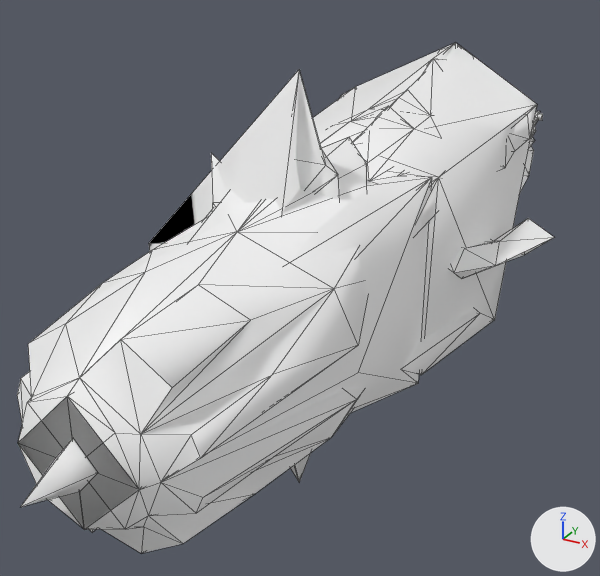
Renders of the glTF model docs/models/weapons/w04/044.glb from each side of a commit.
Rendered twice from a camera (50 mm lens) standing at (0.696, -1.969, 0.434) and looking at (-0.168, -0.398, -0.352). Every picture has the same lights, and +X, +Y and +Z are marked at lower right. The older version comes first. Mesh edges are drawn as thin lines. Vertices at exactly the same position are counted once.

The older version as bpy lines, for what is in view:
```python
me_group_1 = bpy.data.meshes.new('Group[1]')
me_group_1.from_pydata(...)  # 95 vertices, 192 faces; spans x -0.219..0.219, y -1.411..-0.502, z -0.485..0.047
# faces by material slot: [176, 16]
me_group_1.materials.append(mat_xfb_0__m00_hbg044_add)  # white #ffffff
me_group_1.materials.append(mat_xfb__e0__m00_hbg044_env01)  # white #ffffff
me_group_100 = bpy.data.meshes.new('Group[100]')
me_group_100.from_pydata(...)  # 35 vertices, 57 faces; spans x -0.26..0.24, y -1.23..0.88, z -0.49..0.16
me_group_100.materials.append(mat_xfb__e0__m00_hbg044_env01)  # white #ffffff
me_group_2 = bpy.data.meshes.new('Group[2]')
me_group_2.from_pydata(...)  # 78 vertices, 122 faces; spans x -0.436..0.078, y -0.914..-0.477, z -0.645..0.207
# faces by material slot: [6, 116]
me_group_2.materials.append(mat_xfb__e0__m00_hbg044_env01)  # white #ffffff
me_group_2.materials.append(mat_xfb_0__m00_hbg044_emi)  # white #ffffff
# before: 0 (0.0, -0.484, -0.219), 1 (-0.436, -0.609, -0.219) at pixel (148, 243), 2 (0.0, -0.705, 0.207) at pixel (299, 69), 3 (0.05, -0.914, -0.219), 4 (0.0, -0.705, -0.645) at pixel (299, 482)
ob_group_1 = bpy.data.objects.new('Group[1]', me_group_1)
ob_group_1.location = (0.0, 0.0, 0.0)
ob_group_100 = bpy.data.objects.new('Group[100]', me_group_100)
ob_group_100.location = (0.0, 0.0, 0.0)
ob_group_2 = bpy.data.objects.new('Group[2]', me_group_2)
ob_group_2.location = (0.0, 0.0, 0.0)
# also in view: 'Group[0]' at (0.0, -0.183, -0.169)
```
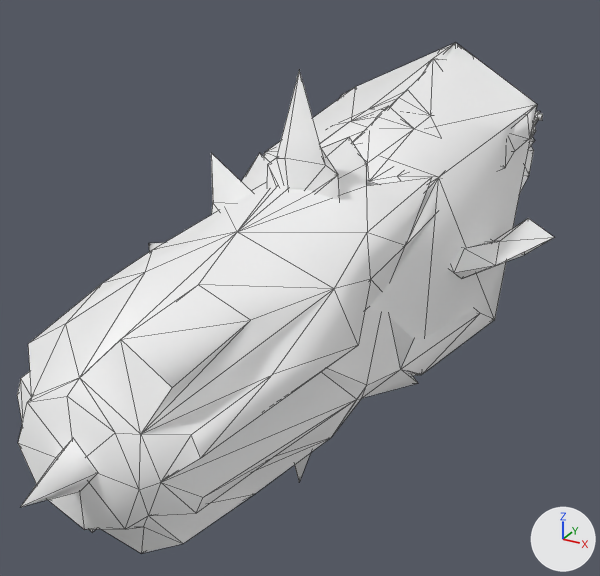
Changed parts and their boxes [x1, y1, x2, y2] in the pictures (600 x 576 px):
part 1 of me_group_1, deleted: before [18, 172, 432, 527]
part 2 of me_group_2, deleted: before [149, 70, 300, 481]

The edits, one by one:
me_group_1 is used by ob_group_1; location (0.0, 0.0, 0.0).
me_group_1 had 95 vertices, 192 faces and spanned x -0.219..0.219, y -1.411..-0.502, z -0.485..0.047.
me_group_1 now has 93 vertices, 176 faces and spans x -0.219..0.219, y -1.411..-0.502, z -0.485..0.047.
Part 1, on me_group_1:
2 vertices are removed from x -0.219..0.219, y -0.912, z -0.219.
16 faces are deleted.
me_group_1 no longer uses material mat_xfb__e0__m00_hbg044_env01 (white #ffffff).
me_group_2 is used by ob_group_2; location (0.0, 0.0, 0.0).
Verts and faces of me_group_2; kept vertices keep their numbers, new ones are numbered from 78.
me_group_2 had 78 vertices, 122 faces and spanned x -0.436..0.078, y -0.914..-0.477, z -0.645..0.207.
me_group_2 no longer uses material mat_xfb__e0__m00_hbg044_env01 (white #ffffff).
me_group_2 now has 76 vertices, 116 faces and spans x -0.436..0.078, y -0.901..-0.477, z -0.645..0.207.
Part 2, on me_group_2:
Vertices deleted: 0, 3 (with the faces that use them).
